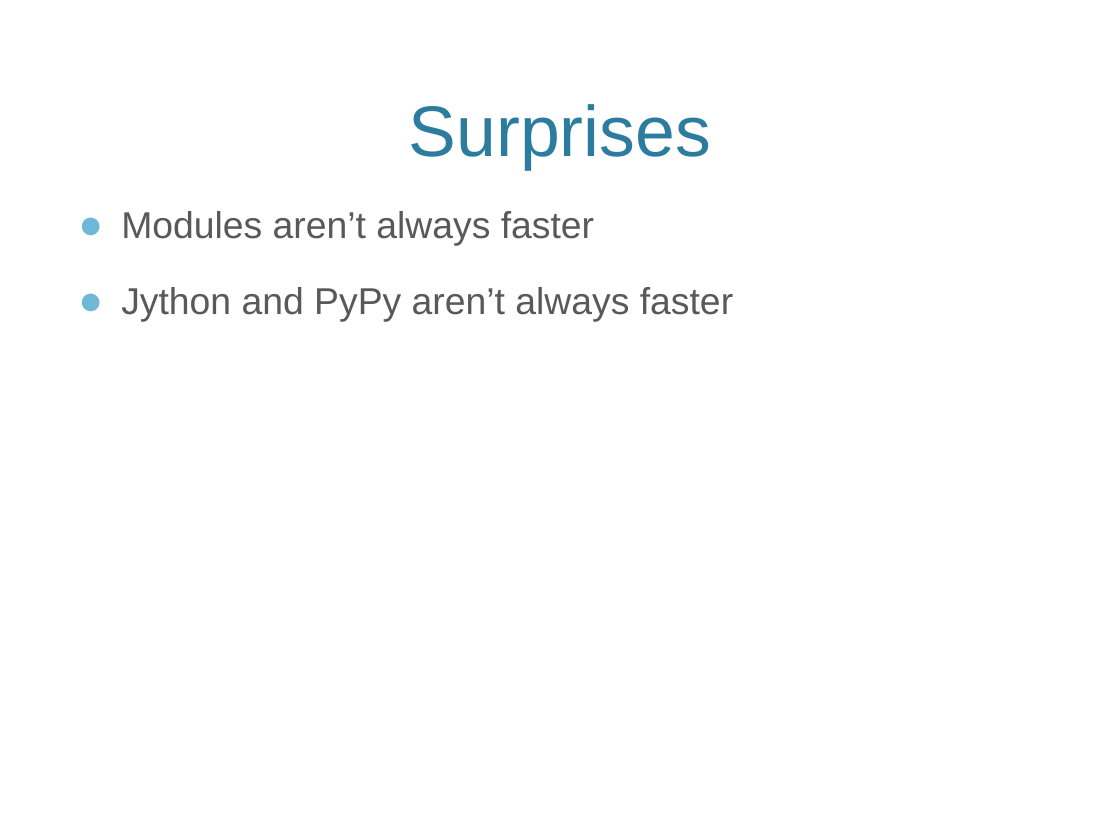
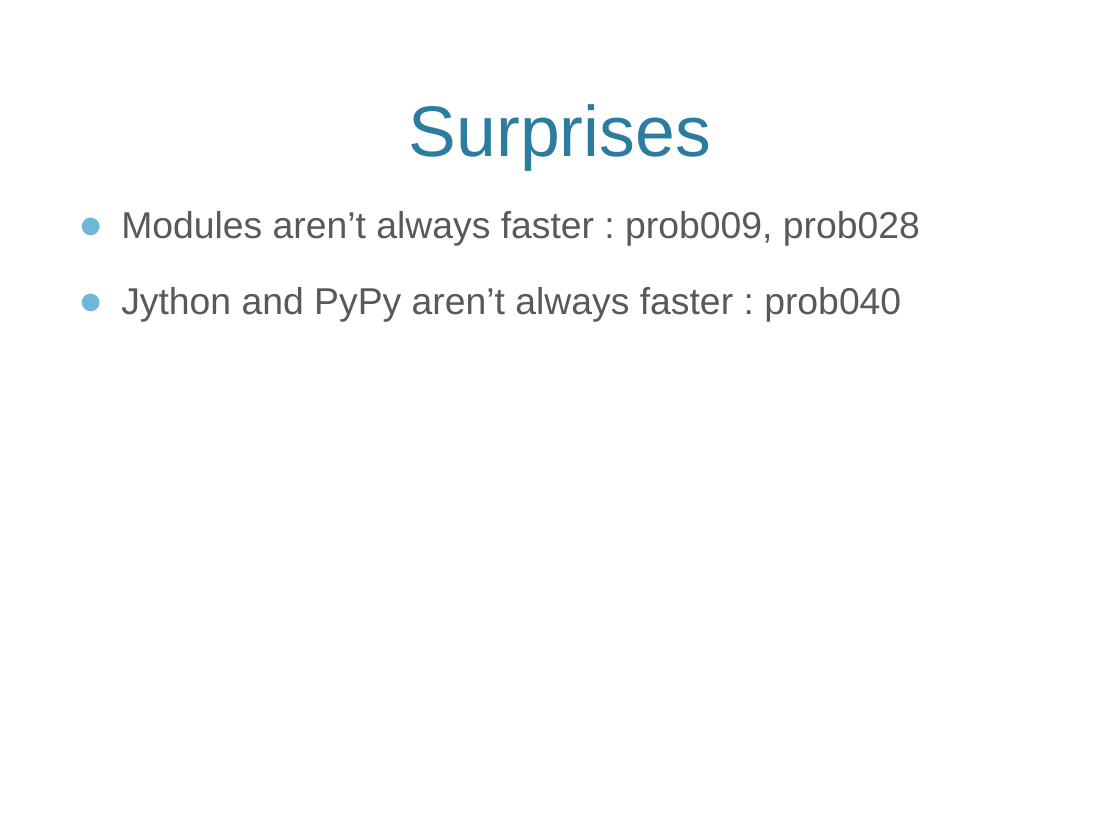
Before and after one commit to maccergit/python-talk, a slide deck: slide 12 of Python Performance Talk.pptx (slide 11 before the commit). Drawn at 1120x840 pixels with LibreOffice and Linux fonts; fonts in the diff are those of the drawing; background and template pictures are left out. Boxes give left, top, right and bottom in pixels: in the first picture for what was removed or moved away, otherwise in the second. Text is boxed around its words. In the diff, an @@ line names an element or a change of style, - is before the commit and + after.

Commit message:
fill in modules slides, add skeleton of surprises slide

```diff
--- a/Python Performance Talk.pptx
+++ b/Python Performance Talk.pptx
@@ text at (121,211,920,322): text changed @@
-● Modules aren’t always faster
-● Jython and PyPy aren’t always faster
+● Modules aren’t always faster : prob009, prob028
+● Jython and PyPy aren’t always faster : prob040
```
Also in this commit, not shown: 2 other slides changed, 1 slide added.
